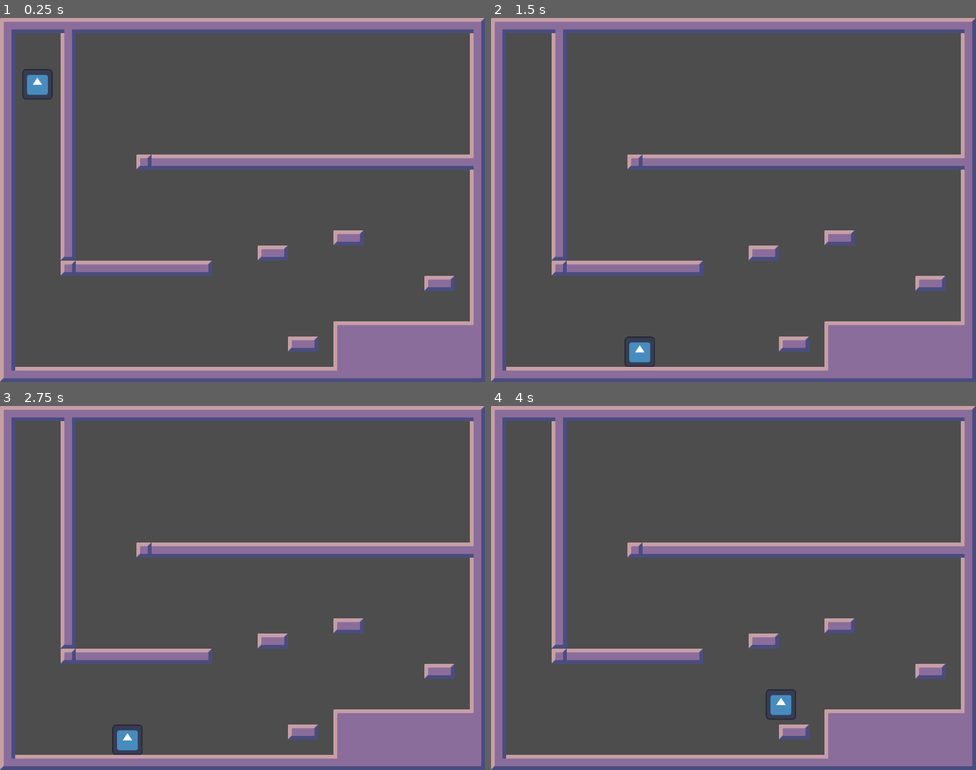
Above: before the commit, frames 1-4 (two rows, left to right).
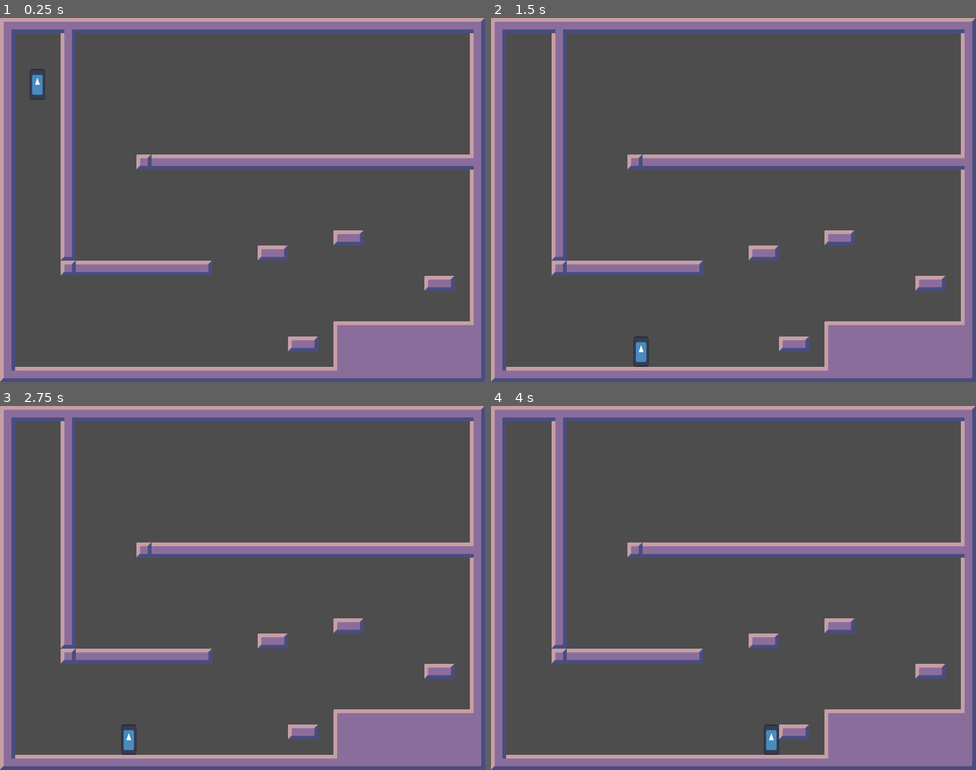
Above: after the commit, the same moments.

Repository: 3k2ng/mj160
Game: Godot game, scene res://scenes/demo.tscn
Two runs of this game, one before a commit and one after it. Both use one fixed random seed, a clock stepped at 60 frames per second and the inputs below. The project has no main scene, so this scene is started directly. The engine's default icon, where the game draws it, is replaced by a stand-in: a white triangle on a blue panel in a dark square.
Inputs:
- Up to frame 1 (0.25 s): no input
- Up to frame 2 (1.5 s): tap Enter (ui_accept) at 0.5, 0.77 s; hold Right (ui_right) from 0.53 s (still down)
- Up to frame 3 (2.75 s): tap Enter (ui_accept) at 1.52 s; release Right (ui_right) at 2.03 s; hold Left (ui_left) from 2.03 s (still down)
- Up to frame 4 (4 s): release Left (ui_left) at 2.78 s; hold Right (ui_right) from 2.78 s (still down); tap Enter (ui_accept) at 3.02, 3.77 s

The runs differ from the first frame. In frame 1, 0.2% of the frame differs, in the area x 4-11%, y 14-23%; in frame 2, 0.2%; in frame 3, 0.2%; in frame 4, 0.5%, in the area x 56-63%, y 77-96%.

Commit message:
Change player size and physics
Another thing we need to edit after we have the scale for everything
mapped out.

Diff:
--- a/objects/player.tscn
+++ b/objects/player.tscn
@@ -30,18 +30,19 @@
 "speed": 5.0
 }]
 
-[sub_resource type="CapsuleShape2D" id="CapsuleShape2D_rbbbu"]
-radius = 49.0
-height = 126.0
+[sub_resource type="RectangleShape2D" id="RectangleShape2D_xnk03"]
+size = Vector2(64, 128)
 
 [node name="Player" type="CharacterBody2D"]
 script = ExtResource("1_dcg5u")
+JUMP_VELOCITY = -1100.0
 
 [node name="AnimatedSprite2D" type="AnimatedSprite2D" parent="."]
 z_index = 5
+scale = Vector2(0.5, 1)
 sprite_frames = SubResource("SpriteFrames_mnr5j")
 animation = &"jump"
 autoplay = "idle"
 
 [node name="CollisionShape2D" type="CollisionShape2D" parent="."]
-shape = SubResource("CapsuleShape2D_rbbbu")
+shape = SubResource("RectangleShape2D_xnk03")
--- a/scripts/player.gd
+++ b/scripts/player.gd
@@ -3,9 +3,10 @@
 
 @onready var sprite = $AnimatedSprite2D
 
+@export var gravity_scale : float = 1
 
-const SPEED = 600.0
-const JUMP_VELOCITY = -1000.0
+@export var SPEED = 600.0
+@export var JUMP_VELOCITY = -500.0
 
 # Get the gravity from the project settings to be synced with RigidBody nodes.
 var gravity = ProjectSettings.get_setting("physics/2d/default_gravity")
@@ -19,7 +20,7 @@
 func handle_inputs(delta):
 	# Add the gravity.
 	if not is_on_floor():
-		velocity.y += gravity * delta
+		velocity.y += gravity * delta * gravity_scale
 
 	# Handle jump.
 	if Input.is_action_just_pressed("ui_accept") and is_on_floor():
